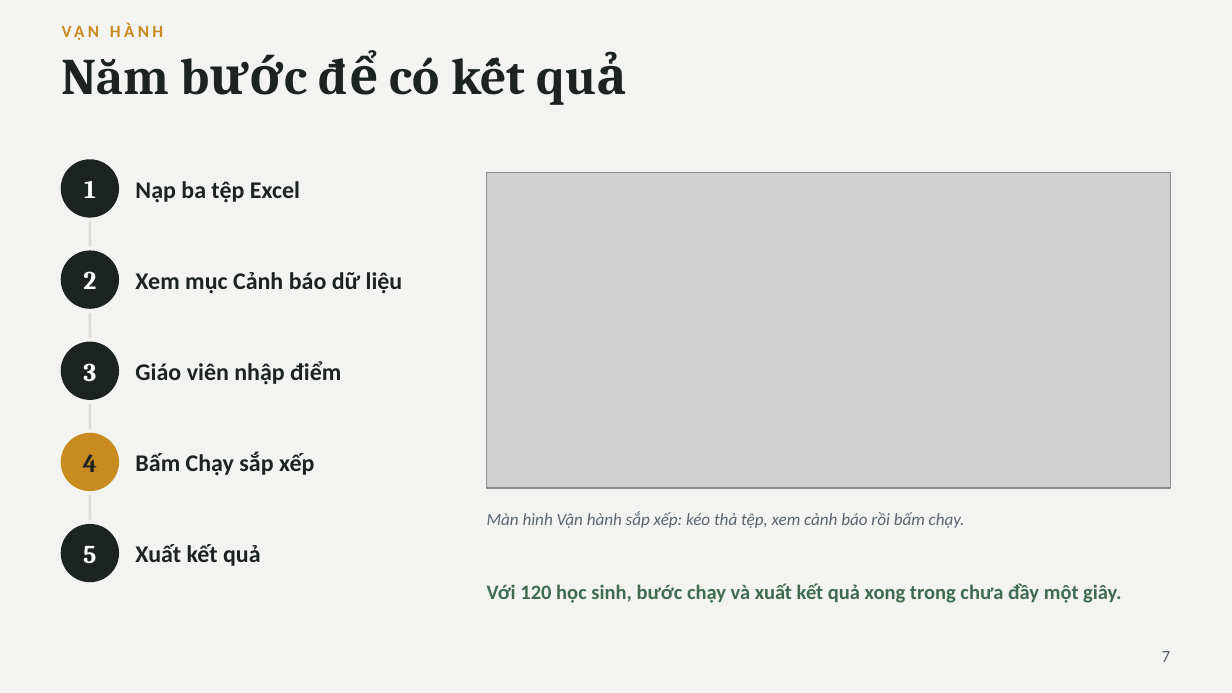
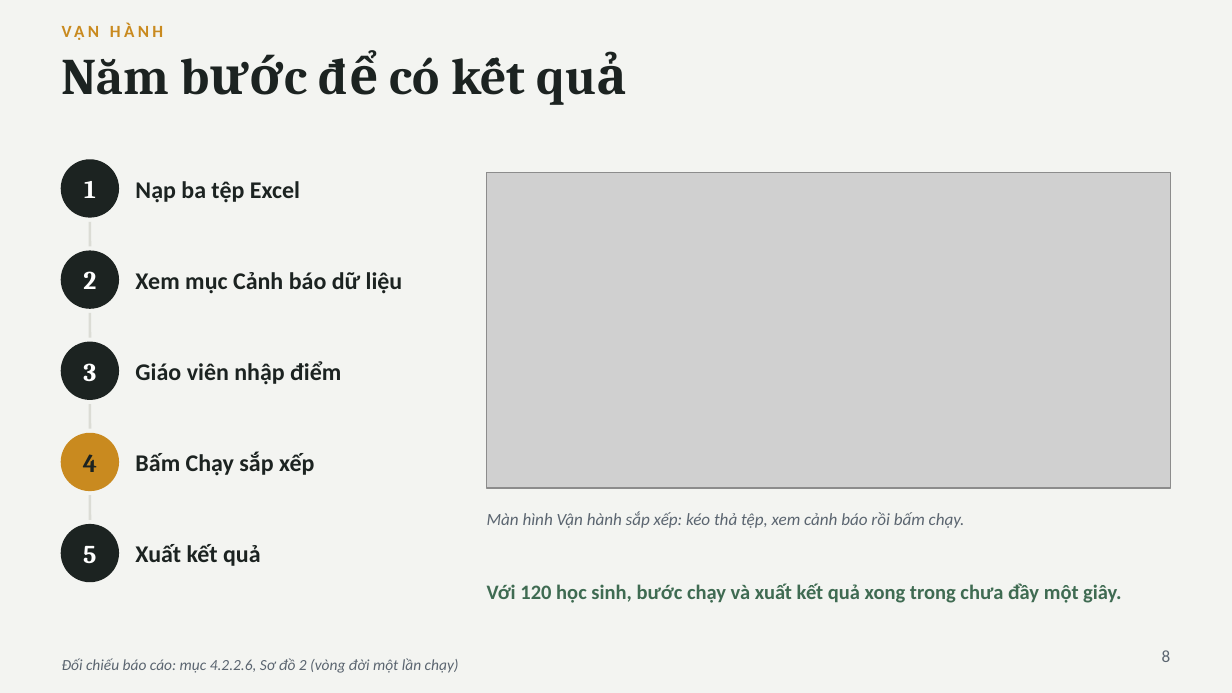
Before and after one commit to nguyenphanvantruong6969-arch/rbda-kiosk, a slide deck: slide 8 of TRINH_BAY_BAN_GIAM_HIEU.pptx (slide 7 before the commit). Drawn at 1232x693 pixels with LibreOffice and Linux fonts; fonts in the diff are those of the drawing; grey boxes stand for pictures. Boxes give left, top, right and bottom in pixels: in the first picture for what was removed or moved away, otherwise in the second. Text is boxed around its words. In the diff, an @@ line names an element or a change of style, - is before the commit and + after.

```diff
--- a/TRINH_BAY_BAN_GIAM_HIEU.pptx
+++ b/TRINH_BAY_BAN_GIAM_HIEU.pptx
@@ text added at (62,658,459,673), 9 pt, text #5B6570, italic @@
+Đối chiếu báo cáo: mục 4.2.2.6, Sơ đồ 2 (vòng đời một lần chạy)
@@ text at (1162,650,1171,662): text changed @@
-7
+8
```
Also in this commit, not shown: 10 other slides changed, 2 slides added.
